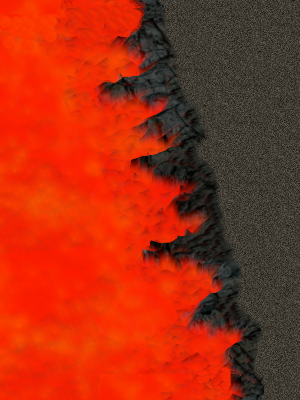
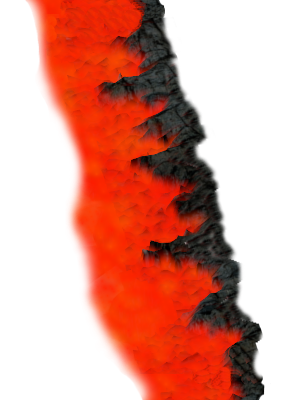
Before/after of a 300x400 layered artwork. What changed in the layer stack:
painted on "Pasted Layer" over [0, 0, 162, 400]
hid "New Layer", painted on it over [0, 0, 300, 400]
